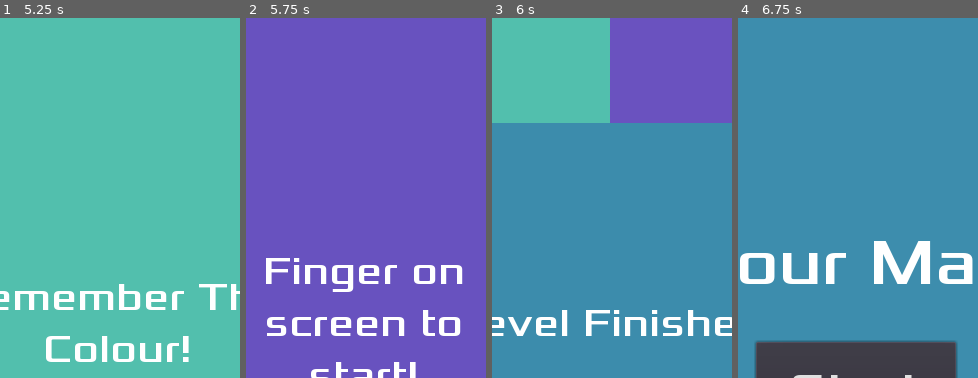
Above: before the commit, frames 1-4 (left to right).
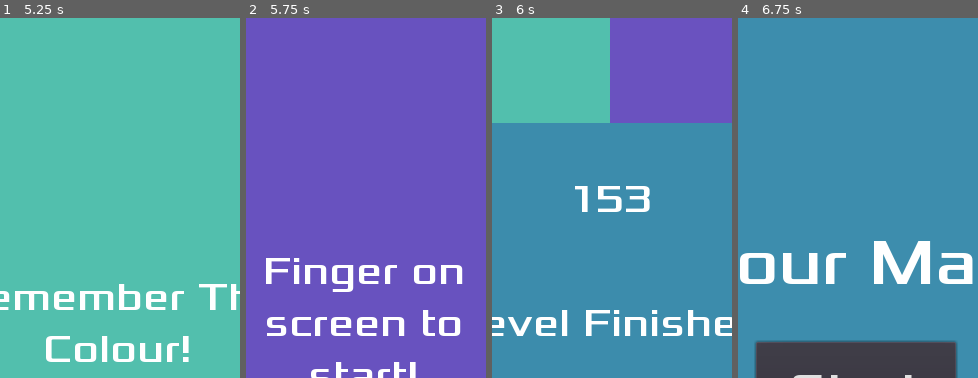
Above: after the commit, the same moments.

Repository: JBonser/colour-match
Game: Godot game, scene res://Main.tscn
Two runs of this game, one before a commit and one after it. Both use one fixed random seed, a clock stepped at 60 frames per second and the inputs below.
Inputs (mouse positions are % of the whole screen's width and height, from its top left):
- Up to frame 1 (5.25 s): click "Start" at 0.5 s; click "1" at 1.25 s; tap Enter at 2, 3.5, 5 s; move the mouse to (72, 45) at 2.02 s; click (72, 45) at 2.1 s; tap Space at 2.75, 4.25 s; move the mouse to (30, 55) at 2.77 s; click (30, 55) at 2.85 s; move the mouse to (60, 28) at 3.52 s; click (60, 28) at 3.6 s; move the mouse to (45, 70) at 4.27 s; click (45, 70) at 4.35 s; move the mouse to (80, 65) at 5.02 s; click (80, 65) at 5.1 s
- Up to frame 2 (5.75 s): no input
- Up to frame 3 (6 s): tap Space at 5.75 s; move the mouse to (20, 35) at 5.77 s; click (20, 35) at 5.85 s
- Up to frame 4 (6.75 s): click "Main Menu" at 6.5 s
The pictures show only the part of the screen within x 25-75%, y 8-58%; the shares and areas given below are measured in that part.

Frames 1-2 are identical in both runs. In frame 3, 1.0% of the frame differs, in the area x 34-66%, y 46-54%; in frame 4, nothing differs.

Commit message:
Added Level Scoring
Simply worked out the difference between
the user colour and the level colour and
applied a level multiplier to it.

Diff:
--- a/Main.tscn
+++ b/Main.tscn
@@ -19,7 +19,7 @@
 font_data = ExtResource( 2 )
 _sections_unfolded = [ "Font", "Settings" ]
 
-[node name="Main" type="Node" index="0"]
+[node name="Main" type="Node"]
 
 script = ExtResource( 1 )
 
--- a/ScoreScreen.gd
+++ b/ScoreScreen.gd
@@ -2,14 +2,14 @@
 
 export(Color) var level_colour
 export(Color) var user_chosen_colour
+const SCORE_MULTIPLIER = 200
 
 func _ready():
     $UserChosenColourRect.color = user_chosen_colour
     $LevelColourRect.color = level_colour
-
-#func set_colour_properties(level_colour, user_chosen_colour):
-#    $UserChosenColourRect.color = user_chosen_colour
-#    $LevelColourRect.color = level_colour
+    var colour_difference = 1.0 - abs(level_colour.h - user_chosen_colour.h)
+    var score = (colour_difference * SCORE_MULTIPLIER) + globals.LevelScore
+    $MarginContainer/VBoxContainer/ScoreScreenBackground/Score.text = str(int(score))
 
 func _on_MainMenuButton_button_up():
     get_tree().change_scene("res://Main.tscn")
--- a/ScoreScreen.tscn
+++ b/ScoreScreen.tscn
@@ -19,7 +19,7 @@
 font_data = ExtResource( 2 )
 _sections_unfolded = [ "Font", "Settings" ]
 
-[node name="ScoreScreen" type="CanvasLayer"]
+[node name="ScoreScreen" type="CanvasLayer" index="0"]
 
 layer = 1
 offset = Vector2( 0, 0 )
@@ -102,7 +102,6 @@
 
 [node name="ScoreScreenBackground" type="ColorRect" parent="MarginContainer/VBoxContainer" index="0"]
 
-editor/display_folded = true
 anchor_left = 0.0
 anchor_top = 0.0
 anchor_right = 0.0
@@ -119,7 +118,30 @@
 color = Color( 0.239216, 0.552941, 0.678431, 1 )
 _sections_unfolded = [ "Rect" ]
 
-[node name="ScoreMessage" type="Label" parent="MarginContainer/VBoxContainer/ScoreScreenBackground" index="0"]
+[node name="Score" type="Label" parent="MarginContainer/VBoxContainer/ScoreScreenBackground" index="0"]
+
+anchor_left = 0.5
+anchor_top = 0.5
+anchor_right = 0.5
+anchor_bottom = 0.5
+margin_left = -200.0
+margin_top = -148.0
+margin_right = 200.0
+rect_pivot_offset = Vector2( 0, 0 )
+rect_clip_content = false
+mouse_filter = 2
+mouse_default_cursor_shape = 0
+size_flags_horizontal = 1
+size_flags_vertical = 4
+custom_fonts/font = SubResource( 1 )
+align = 1
+valign = 1
+percent_visible = 1.0
+lines_skipped = 0
+max_lines_visible = -1
+_sections_unfolded = [ "Anchor", "Margin", "Visibility", "custom_fonts" ]
+
+[node name="ScoreMessage" type="Label" parent="MarginContainer/VBoxContainer/ScoreScreenBackground" index="1"]
 
 anchor_left = 0.5
 anchor_top = 0.5
--- a/global.gd
+++ b/global.gd
@@ -47,6 +47,5 @@
     var levels = save_game.get_var()
     if typeof(levels) == TYPE_ARRAY:
         CompletedLevels = levels
-        print(CompletedLevels)
 
     save_game.close()
